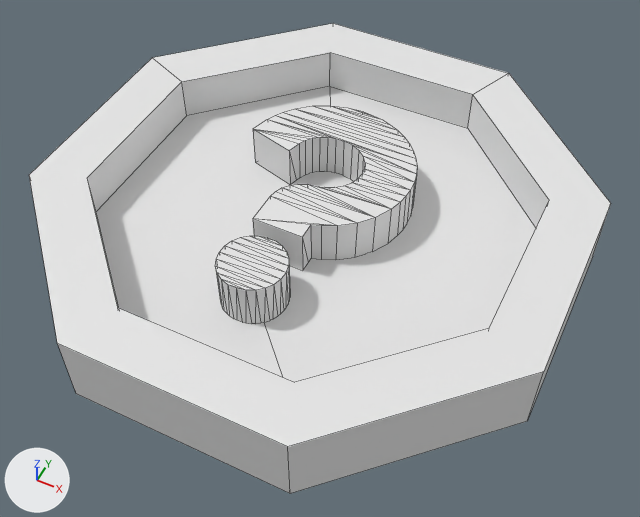
The Blender file 3d/drives/curiosity.blend as it was, and as the next commit left it.
Before and after are seen from a camera (50 mm lens) standing at (7.51, -14.77, 17.84) and looking at (0.48, -0.7, 0.25). Lighting does not change. The marker at lower left points along +X, +Y and +Z. Mesh edges are drawn as thin lines.

The first picture shows 'Octagon'.
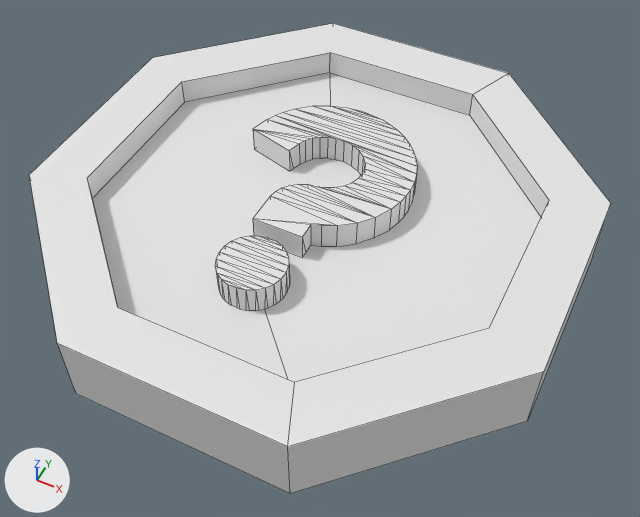
ob_octagon_hole is not drawn itself; it is used by a modifier of ob_octagon.

Changed parts and their boxes (x1, y1, x2, y2) in the pictures (640 x 517 px):
'Octagon', reshaped, modifiers changed: (29, 23, 611, 493) in both
part 1 of me_cylinder_002, built on: (90, 57, 549, 447) in both

The change in detail:
me_cylinder_002 is used by ob_octagon; location (0.0, 0.0, 1.0).
me_cylinder_002 had 16 vertices, 10 faces and spanned x -6.93..6.93, y -6.93..6.93, z -1.0..1.0.
me_cylinder_002 now has 32 vertices, 20 faces and spans x -6.93..6.93, y -6.93..6.93, z -1.0..1.0.
Part 1, on me_cylinder_002:
1 face is deleted.
8 vertices are added at x -5.5..5.5, y -5.5..5.5, z 0.25.
8 new vertices lie (0.0, 0.0, 0.75) away from vertices in x -5.5..5.5, y -5.5..5.5, z 0.25.
11 new faces join them.
Object 'Octagon' (ob_octagon) loses its BOOLEAN modifier named 'Add hole'.
Modifier setting removed (it was object = ob_octagon_hole).
Object 'Octagon hole' (ob_octagon_hole) is deleted.
